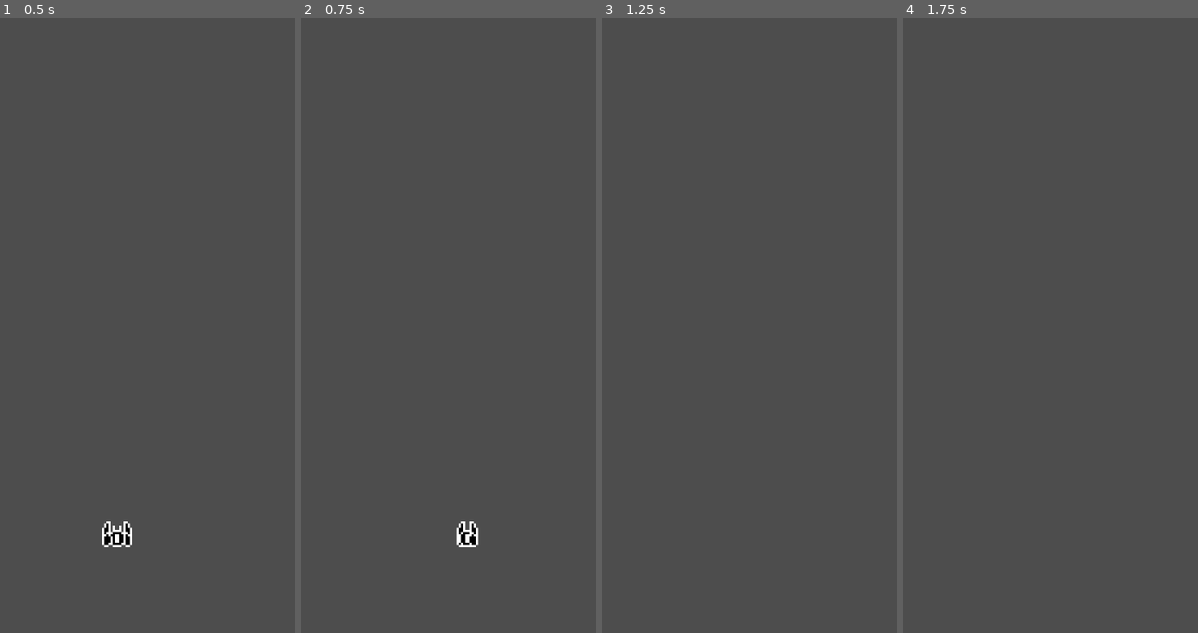
Above: before the commit, frames 1-4 (left to right).
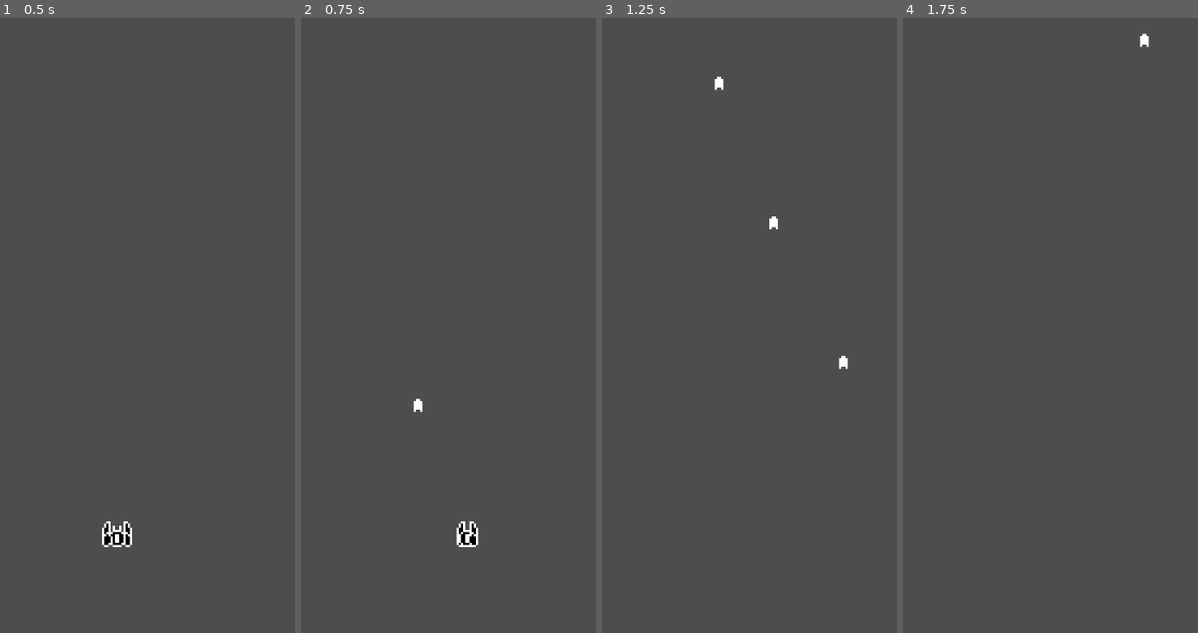
Above: after the commit, the same moments.

Repository: phuocn0302/ProjectSSS
Game: Godot game, scene res://stages/test_scene.tscn
Two runs of this game, one before a commit and one after it. Both use one fixed random seed, a clock stepped at 60 frames per second and the inputs below.
Inputs:
- Up to frame 1 (0.5 s): no input
- Up to frame 2 (0.75 s): hold Right (move_right) from 0.53 s (still down); hold Space (shoot) from 0.53 s (still down)
- Up to frame 3 (1.25 s): keep holding Right (move_right); keep holding Space (shoot)
- Up to frame 4 (1.75 s): release Right (move_right) at 1.28 s; release Space (shoot) at 1.28 s; hold Down (move_down) from 1.28 s (still down); tap Ctrl (dash) at 1.35 s; tap Space (shoot) at 1.55 s

Frame 1 is identical in both runs. In frame 2, less than 0.1% of the frame differs, in the area x 38-42%, y 61-65%; in frame 3, 0.2%, in the area x 38-84%, y 9-58%; in frame 4, less than 0.1%.

Commit message:
feat (player): add shooting mechanic

Diff:
--- a/entities/player/player.gd
+++ b/entities/player/player.gd
@@ -1,13 +1,24 @@
 class_name Player
 extends Entity
 
+
+const NORMAL_BULLET = preload("res://entities/player/projectiles/normal_bullet.tscn")
+
+@export_category("Movement")
 @export var max_move_speed: float = 150
 @export var min_move_speed: float = 50
 @export var move_accel: float = 2000
 
+@export_category("Dash")
 @export var dash_speed: float = 600
 @export var dash_time: float = 0.1
 @export var dash_cooldown: float = 0.4
+
+@export_category("Shoot")
+@export var shoot_interval: float = 0.2
+@export var bullet_pool_size: int = 20
+
+@onready var bullet_pool: ObjectPool = $BulletPool
 
 @onready var input_handler: PlayerInputHandler = $InputHandler
 
@@ -16,11 +27,13 @@
 @onready var move_state: PlayerMoveState = $StateMachine/Move
 @onready var dash_state: PlayerDashState = $StateMachine/Dash
 
+
 var input_vector := Vector2.ZERO
 
 func _ready() -> void:
 	state_machine.setup(self)
 	input_handler.setup(self, state_machine)
+	bullet_pool.setup(NORMAL_BULLET, bullet_pool_size)
 
 
 func _process(delta: float) -> void:
--- a/entities/player/player.tscn
+++ b/entities/player/player.tscn
@@ -7,6 +7,7 @@
 [ext_resource type="Script" uid="uid://cv6fopcv2mvlb" path="res://entities/player/states/idle_state.gd" id="4_fkugw"]
 [ext_resource type="Script" uid="uid://byhucwtlm0ibc" path="res://entities/player/states/move_state.gd" id="5_8fjmc"]
 [ext_resource type="Script" uid="uid://bw60t7nux1n3i" path="res://entities/player/states/dash_state.gd" id="6_8fjmc"]
+[ext_resource type="Script" uid="uid://dxwvm1no7cvke" path="res://commons/object_pooling/object_pool.gd" id="8_26q78"]
 
 [sub_resource type="AtlasTexture" id="AtlasTexture_abrql"]
 atlas = ExtResource("1_symyc")
@@ -58,10 +59,12 @@
 rotation = -1.5708
 sprite_frames = SubResource("SpriteFrames_sfv1e")
 autoplay = "default"
-frame_progress = 0.841182
+frame_progress = 0.640853
 
 [node name="InputHandler" type="Node" parent="."]
 script = ExtResource("3_qiwj3")
+
+[node name="ShootCooldown" type="Timer" parent="InputHandler"]
 
 [node name="StateMachine" type="Node" parent="." node_paths=PackedStringArray("actor", "starting_state")]
 script = ExtResource("2_abrql")
@@ -84,4 +87,9 @@
 [node name="DashCooldownTimer" type="Timer" parent="StateMachine/Dash"]
 one_shot = true
 
+[node name="BulletPool" type="Node" parent="."]
+script = ExtResource("8_26q78")
+metadata/_custom_type_script = "uid://dxwvm1no7cvke"
+
+[connection signal="timeout" from="InputHandler/ShootCooldown" to="InputHandler" method="_on_shoot_cooldown_timeout"]
 [connection signal="timeout" from="StateMachine/Dash/DashTimer" to="StateMachine/Dash" method="_on_dash_timer_timeout"]
--- a/entities/player/player_input_handler.gd
+++ b/entities/player/player_input_handler.gd
@@ -1,14 +1,20 @@
 class_name PlayerInputHandler
 extends Node
+
+@onready var shoot_cooldown: Timer = $ShootCooldown
 
 var player: Player
 var state_machine: StateMachine
 var states: Dictionary[String, State]
 
+var is_shooting: bool = false
+var can_shoot: bool = true
+
 func setup(_player: Player, _state_machine: StateMachine):
 	self.player = _player
 	self.state_machine = _state_machine
 	states = state_machine.states
+	shoot_cooldown.wait_time = player.shoot_interval
 
 
 func _input(event: InputEvent) -> void:
@@ -17,5 +23,26 @@
 	if event.is_action_pressed("dash") and player.dash_state.dash_cooldown_timer.is_stopped():
 		state_machine.change_state(states["Dash"])
 
+	if event.is_action_pressed("shoot") and can_shoot:
+		is_shooting = true
+		can_shoot = false
+		shoot()
+
+	if event.is_action_released("shoot"):
+		is_shooting = false
 
 	state_machine.process_input(event)
+
+
+func shoot() -> void:
+	var bullet = player.bullet_pool.get_instance()
+	bullet.global_position = player.global_position
+	bullet.direction = Vector2.UP
+
+	shoot_cooldown.start()
+
+
+func _on_shoot_cooldown_timeout() -> void:
+	can_shoot = true
+	if is_shooting:
+		shoot()
--- /dev/null
+++ b/entities/player/projectiles/bullet_pool.gd
@@ -0,0 +1,2 @@
+class_name PlayerBulletPool
+extends ObjectPool
--- /dev/null
+++ b/entities/player/projectiles/normal_bullet.tscn
@@ -0,0 +1,11 @@
+[gd_scene load_steps=3 format=3 uid="uid://cehn3l3u5h5qg"]
+
+[ext_resource type="Script" uid="uid://bg4gv4kmpx0mh" path="res://entities/projectiles/projectile.gd" id="1_6844i"]
+[ext_resource type="Texture2D" uid="uid://vd3lnd6eiuxs" path="res://assets/texture/projectiles/player/player_normal_proj.png" id="1_ax23f"]
+
+[node name="NormalBullet" type="Node2D"]
+script = ExtResource("1_6844i")
+
+[node name="Sprite2D" type="Sprite2D" parent="."]
+rotation = -1.5708
+texture = ExtResource("1_ax23f")
--- /dev/null
+++ b/entities/projectiles/projectile.gd
@@ -0,0 +1,28 @@
+class_name Projectile
+extends PoolableEntity
+
+@export var direction: Vector2 = Vector2.UP
+@export var max_speed: float = 300
+@export var lifetime: float = 1
+
+var lifetime_timer: SceneTreeTimer
+
+func _ready() -> void:
+	start_lifetime_timer()
+
+
+func active() -> void:
+	super.active()
+	start_lifetime_timer()
+
+
+func _physics_process(delta: float) -> void:
+	self.global_position += direction.normalized() * max_speed * delta
+
+
+func start_lifetime_timer():
+	if lifetime_timer and lifetime_timer.is_connected("timeout", Callable(self, "deactive")):
+		lifetime_timer.timeout.disconnect(Callable(self, "deactive"))
+
+	lifetime_timer = get_tree().create_timer(lifetime)
+	lifetime_timer.timeout.connect(deactive)
Not shown: 1 places in entities/player/player.tscn that only renumber resources
Not shown, added: entities/player/projectiles/bullet_pool.gd.uid
Not shown, added: entities/projectiles/projectile.gd.uid
